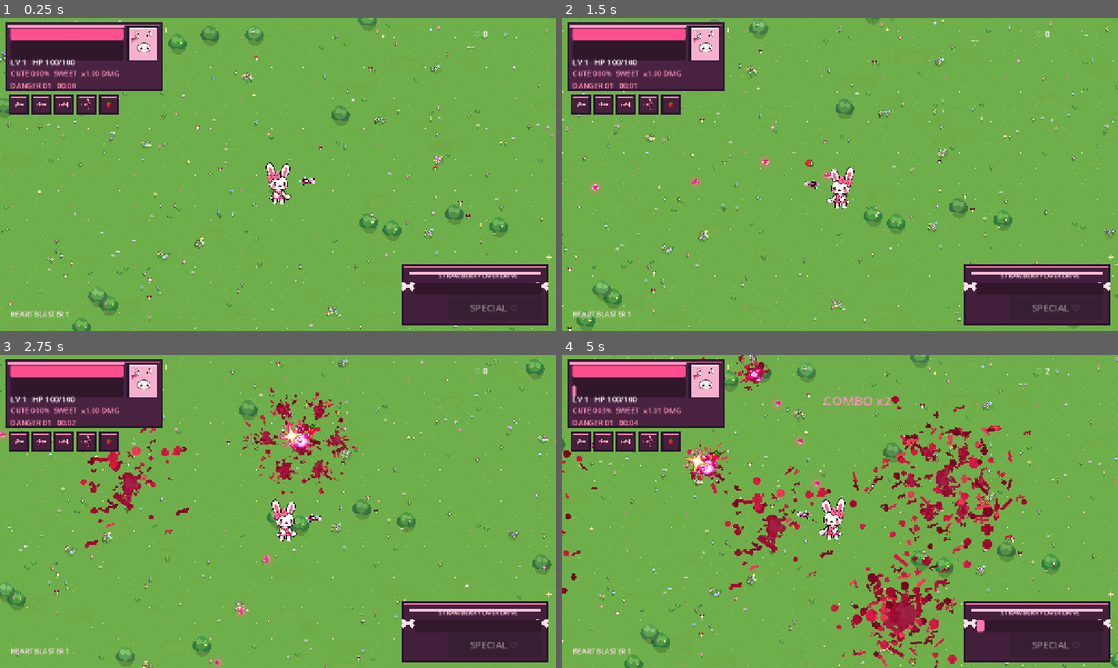
Above: before the commit, frames 1-4 (two rows, left to right).
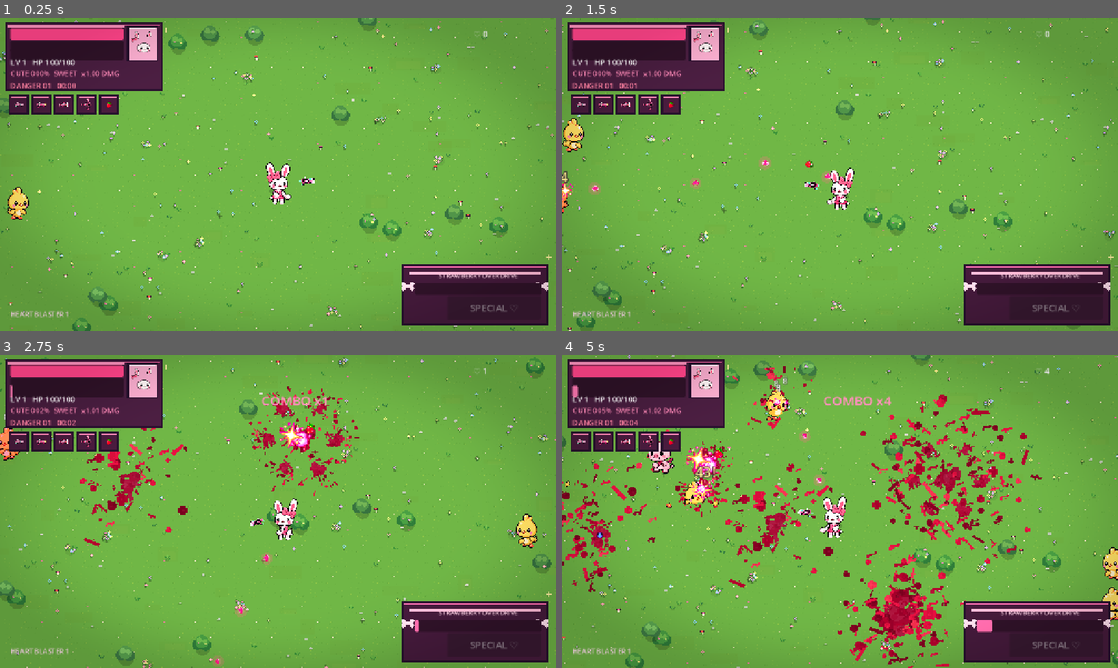
Above: after the commit, the same moments.

Repository: ramonsamagaio/cutecuterampage
Game: Godot game, scene res://scenes/Main.tscn
Same seed, same stepped clock (60 frames per second), same inputs: the game is played once before the commit and once after it.
Inputs (mouse positions are in pixels of both pictures, inside the frame that each line leads up to):
- Up to frame 1 (0.25 s): no input
- Up to frame 2 (1.5 s): tap Enter at 0.5 s; move the mouse to (962, 158) at 0.52 s; hold Right (ui_right) 0.53-1.28 s; tap Shift at 0.6 s; tap Space at 0.77 s; move the mouse to (728, 190) at 1.27 s; hold Down (ui_down) from 1.28 s (still down); tap Z at 1.35 s
- Up to frame 3 (2.75 s): tap Space at 1.52 s; move the mouse to (333, 442) at 2.02 s; release Down (ui_down) at 2.03 s; hold Right (ui_right) from 2.03 s (still down); tap X at 2.1 s
- Up to frame 4 (5 s): move the mouse to (812, 574) at 2.77 s; release Right (ui_right) at 2.78 s; hold Up (ui_up) 2.78-3.53 s; tap C at 2.85 s; tap Space at 3.02, 3.77, 4.52 s; move the mouse to (1006, 558) at 3.52 s; hold Left (ui_left) from 3.53 s (still down); tap Shift at 3.6 s; move the mouse to (673, 464) at 4.27 s; tap Z at 4.35 s

The runs differ from the first frame. In frame 1, 0.7% of the frame differs, in the area x 0-100%, y 0-100%; in frame 2, 4.3%; in frame 3, 6.7%; in frame 4, 16%.
Error before the commit: Invalid call. Nonexistent function 'register_enemy (via call)' in base 'Node2D (main.gd)'. (res://scripts/actors/enemy.gd:48)

Commit message:
perf: spatial queries, runtime caps and cheap post finish

Diff:
--- a/scripts/core/main.gd
+++ b/scripts/core/main.gd
@@ -2,6 +2,9 @@
 
 const TAFFI_SCENE: PackedScene = preload("res://scenes/actors/Taffi.tscn")
 const SPECIAL_BEAM_LENGTH: float = 1180.0
+const MAX_PLAYER_PROJECTILES: int = 220
+const MAX_ENEMY_PROJECTILES: int = 260
+const MAX_CUTE_FX: int = 110
 
 var player: TaffiController
 var hud: GameHUD
@@ -10,13 +13,20 @@
 var director: EnemyDirector
 var love_orbit: LoveOrbit
 var current_boss: SugarBoss
+var enemy_index: EnemySpatialIndex = EnemySpatialIndex.new()
+
 var _camera_shake_strength: float = 0.0
 var _camera_shake_time: float = 0.0
 var _camera_shake_duration: float = 0.0
+var _hit_feedback_cooldown: float = 0.0
+var _active_cute_fx: int = 0
+var _active_player_projectiles: int = 0
+var _active_enemy_projectiles: int = 0
 
 func _ready() -> void:
 	add_to_group("game")
 	_setup_vfx_environment()
+	_setup_world_finish()
 	streamer = ChunkStreamer.new()
 	streamer.name = "ChunkStreamer"
 	add_child(streamer)
@@ -38,6 +48,7 @@
 	hud.bind(player, self)
 
 func _process(delta: float) -> void:
+	_hit_feedback_cooldown = maxf(0.0, _hit_feedback_cooldown - delta)
 	if not is_instance_valid(player):
 		return
 	var camera: Camera2D = player.get_node_or_null("Camera2D") as Camera2D
@@ -53,7 +64,7 @@
 		camera.offset = camera.offset.lerp(Vector2.ZERO, minf(1.0, delta * 18.0))
 
 func add_screen_shake(strength: float, duration: float = 0.12) -> void:
-	_camera_shake_strength = maxf(_camera_shake_strength, strength)
+	_camera_shake_strength = minf(14.0, maxf(_camera_shake_strength, strength))
 	_camera_shake_time = maxf(_camera_shake_time, duration)
 	_camera_shake_duration = maxf(_camera_shake_duration, duration)
 	if _camera_shake_time == duration:
@@ -64,77 +75,97 @@
 	world_environment.name = "CuteCuteVFXEnvironment"
 	var environment_resource: Environment = Environment.new()
 	environment_resource.glow_enabled = true
-	environment_resource.glow_intensity = 1.28
-	environment_resource.glow_bloom = 0.18
-	environment_resource.glow_hdr_threshold = 0.62
-	environment_resource.glow_hdr_scale = 2.45
-	environment_resource.glow_strength = 1.34
+	environment_resource.glow_intensity = 1.12
+	environment_resource.glow_bloom = 0.13
+	environment_resource.glow_hdr_threshold = 0.68
+	environment_resource.glow_hdr_scale = 2.20
+	environment_resource.glow_strength = 1.18
 	environment_resource.glow_normalized = false
 	world_environment.environment = environment_resource
 	add_child(world_environment)
 
+func _setup_world_finish() -> void:
+	var finish_layer: CanvasLayer = CanvasLayer.new()
+	finish_layer.name = "WorldFinishLayer"
+	finish_layer.layer = 5
+	add_child(finish_layer)
+	var overlay: ColorRect = ColorRect.new()
+	overlay.name = "WorldFinish"
+	overlay.set_anchors_and_offsets_preset(Control.PRESET_FULL_RECT)
+	overlay.mouse_filter = Control.MOUSE_FILTER_IGNORE
+	overlay.color = Color.WHITE
+	var finish_shader: Shader = load("res://shaders/world_finish.gdshader") as Shader
+	if finish_shader != null:
+		var material: ShaderMaterial = ShaderMaterial.new()
+		material.shader = finish_shader
+		overlay.material = material
+	finish_layer.add_child(overlay)
+
+func register_enemy(enemy: Node2D) -> void:
+	enemy_index.register_enemy(enemy)
+
+func unregister_enemy(enemy: Node2D) -> void:
+	enemy_index.unregister_enemy(enemy)
+
+func update_enemy_spatial(enemy: Node2D) -> void:
+	enemy_index.update_enemy(enemy)
+
+func get_enemy_count() -> int:
+	return enemy_index.get_count()
+
+func get_enemies_near(center: Vector2, radius: float) -> Array[Node2D]:
+	return enemy_index.get_nearby(center, radius)
+
 func get_nearest_enemy(from: Vector2) -> Node2D:
-	var nearest: Node2D = null
-	var best: float = INF
-	for enemy_node: Node in get_tree().get_nodes_in_group("enemy"):
-		var enemy: Node2D = enemy_node as Node2D
-		if enemy == null or not is_instance_valid(enemy):
-			continue
-		var distance_squared: float = from.distance_squared_to(enemy.global_position)
-		if distance_squared < best:
-			best = distance_squared
-			nearest = enemy
-	return nearest
+	return enemy_index.get_nearest(from, 960.0)
 
 func get_priority_enemy(from: Vector2, max_range: float) -> Node2D:
 	if is_instance_valid(current_boss) and from.distance_to(current_boss.global_position) <= max_range:
 		return current_boss
 	var nearest: Node2D = null
 	var best_score: float = INF
-	for enemy_node: Node in get_tree().get_nodes_in_group("enemy"):
-		var enemy: Node2D = enemy_node as Node2D
-		if enemy == null or not is_instance_valid(enemy):
-			continue
+	var candidates: Array[Node2D] = get_enemies_near(from, max_range)
+	for enemy: Node2D in candidates:
 		var distance: float = from.distance_to(enemy.global_position)
-		if distance > max_range:
-			continue
-		var score: float = distance
-		if enemy_node.is_in_group("boss"):
-			score *= 0.35
+		var score: float = distance * (0.35 if enemy.is_in_group("boss") else 1.0)
 		if score < best_score:
 			best_score = score
 			nearest = enemy
 	return nearest
 
 func spawn_projectile(origin: Vector2, direction: Vector2, damage_amount: float, kind: String = "heart", pierce: int = 0, speed: float = 390.0) -> void:
+	if _active_player_projectiles >= MAX_PLAYER_PROJECTILES:
+		return
 	var projectile: CuteProjectile = CuteProjectile.new()
 	add_child(projectile)
+	_active_player_projectiles += 1
+	projectile.tree_exited.connect(_on_player_projectile_exited)
 	projectile.configure(origin, direction, damage_amount, kind, pierce, speed)
-	if randf() < 0.68:
-		spawn_cute_fx(origin, "muzzle", direction, 0.95)
+	if randf() < 0.34:
+		spawn_cute_fx(origin, "muzzle", direction, 0.92)
+
+func _on_player_projectile_exited() -> void:
+	_active_player_projectiles = maxi(0, _active_player_projectiles - 1)
 
 func spawn_cupcake_mortar(origin: Vector2, target: Vector2, damage_amount: float, radius: float, evolved: bool) -> void:
 	var mortar: CupcakeMortar = CupcakeMortar.new()
 	add_child(mortar)
 	mortar.configure(origin, target, damage_amount, radius, evolved)
-	spawn_cute_fx(origin, "heart", origin.direction_to(target), 1.0)
+	spawn_cute_fx(origin, "heart", origin.direction_to(target), 0.95)
 
 func explode_cupcake(center: Vector2, damage_amount: float, radius: float, evolved: bool) -> void:
-	var enemy_nodes: Array[Node] = []
-	for enemy_node: Node in get_tree().get_nodes_in_group("enemy"):
-		enemy_nodes.append(enemy_node)
-	for enemy_node: Node in enemy_nodes:
-		var enemy: Node2D = enemy_node as Node2D
+	var candidates: Array[Node2D] = get_enemies_near(center, radius)
+	for enemy: Node2D in candidates:
 		if enemy == null or not is_instance_valid(enemy):
 			continue
 		var distance: float = center.distance_to(enemy.global_position)
 		if distance <= radius:
 			var falloff: float = lerpf(1.0, 0.58, clampf(distance / maxf(1.0, radius), 0.0, 1.0))
 			enemy.call("take_damage", damage_amount * falloff, center.direction_to(enemy.global_position), distance < radius * 0.35)
-	blood.emit_burst(center, Vector2.UP, 18 if evolved else 11)
-	spawn_cute_fx(center, "puff", Vector2.UP, 1.65 if evolved else 1.25)
-	spawn_cute_fx(center, "impact", Vector2.ZERO, 1.85 if evolved else 1.4)
-	add_screen_shake(8.5 if evolved else 5.5, 0.18 if evolved else 0.13)
+	blood.emit_burst(center, Vector2.UP, 13 if evolved else 8)
+	spawn_cute_fx(center, "puff", Vector2.UP, 1.55 if evolved else 1.18)
+	spawn_cute_fx(center, "impact", Vector2.ZERO, 1.70 if evolved else 1.30)
+	add_screen_shake(8.0 if evolved else 5.0, 0.18 if evolved else 0.13)
 	if evolved:
 		for i: int in 10:
 			var angle: float = TAU * float(i) / 10.0
@@ -150,13 +181,19 @@
 		love_orbit.update_stats(level_value, evolved)
 
 func spawn_enemy_projectile(origin: Vector2, direction: Vector2, damage_amount: float, speed: float) -> void:
+	if _active_enemy_projectiles >= MAX_ENEMY_PROJECTILES:
+		return
 	var projectile: EnemyCandyBullet = EnemyCandyBullet.new()
 	add_child(projectile)
+	_active_enemy_projectiles += 1
+	projectile.tree_exited.connect(_on_enemy_projectile_exited)
 	projectile.configure(origin, direction, damage_amount, speed)
 
+func _on_enemy_projectile_exited() -> void:
+	_active_enemy_projectiles = maxi(0, _active_enemy_projectiles - 1)
+
 func spawn_cute_fx(global_pos: Vector2, kind: String, direction: Vector2 = Vector2.ZERO, size_multiplier: float = 1.0) -> void:
-	var active_fx_count: int = get_tree().get_nodes_in_group("cute_fx").size()
-	if active_fx_count >= 180:
+	if _active_cute_fx >= MAX_CUTE_FX:
 		return
 	var path: String = "res://assets/fx/BrilhoRosa.png"
 	var target_size: Vector2 = Vector2(17, 17)
@@ -178,51 +215,58 @@
 		"kill":
 			path = "res://assets/fx/PufffRosa.png"
 			target_size = Vector2(28, 28)
-			lifetime = 0.34
+			lifetime = 0.32
 			drift = Vector2(0, -19)
 			end_scale = 1.62
 		"heart":
 			path = "res://assets/fx/CoracaoAlado.png"
 			target_size = Vector2(22, 22)
-			lifetime = 0.46
+			lifetime = 0.42
 			drift = Vector2(randf_range(-18, 18), -38)
 		"strawberry":
 			path = "res://assets/fx/MorangoFull.png"
 			target_size = Vector2(20, 20)
-			lifetime = 0.50
+			lifetime = 0.46
 			drift = Vector2(randf_range(-30, 30), randf_range(-46, -20))
 		"powerup":
 			path = "res://assets/fx/CoracaoRosaMoldura.png"
 			target_size = Vector2(30, 30)
-			lifetime = 0.62
+			lifetime = 0.58
 			drift = Vector2(0, -28)
 			end_scale = 1.82
 		"puff":
 			path = "res://assets/fx/PufffRosa.png"
 			target_size = Vector2(34, 34)
-			lifetime = 0.36
+			lifetime = 0.32
 			drift = Vector2.ZERO
 			end_scale = 1.82
 		"muzzle":
 			path = "res://assets/fx/BrilhoRosa.png"
 			target_size = Vector2(16, 16)
-			lifetime = 0.13
+			lifetime = 0.11
 			drift = direction.normalized() * 24.0
 			end_scale = 1.42
 	var fx: CuteFX = CuteFX.new()
 	add_child(fx)
+	_active_cute_fx += 1
+	fx.tree_exited.connect(_on_cute_fx_exited)
 	fx.configure(global_pos, path, target_size * size_multiplier, lifetime, drift, spin, 0.72, end_scale)
 
+func _on_cute_fx_exited() -> void:
+	_active_cute_fx = maxi(0, _active_cute_fx - 1)
+
 func on_enemy_hit_feedback(pos: Vector2, is_critical: bool, amount: float) -> void:
-	var shake: float = 2.0 + minf(2.2, amount * 0.035)
+	if not is_critical and _hit_feedback_cooldown > 0.0:
+		return
+	_hit_feedback_cooldown = 0.032 if not is_critical else 0.018
+	var shake: float = 1.55 + minf(1.8, amount * 0.028)
 	if is_critical:
-		shake += 3.4
-	add_screen_shake(shake, 0.105 if not is_critical else 0.15)
+		shake += 2.9
+	add_screen_shake(shake, 0.095 if not is_critical else 0.14)
 	if is_critical:
-		spawn_cute_fx(pos, "crit", Vector2.ZERO, 1.35)
-		spawn_cute_fx(pos + Vector2(randf_range(-9, 9), randf_range(-9, 2)), "impact", Vector2.ZERO, 1.0)
-	elif randf() < 0.34:
-		spawn_cute_fx(pos, "impact", Vector2.ZERO, 0.86)
+		spawn_cute_fx(pos, "crit", Vector2.ZERO, 1.25)
+	elif randf() < 0.22:
+		spawn_cute_fx(pos, "impact", Vector2.ZERO, 0.82)
 
 func on_enemy_killed(pos: Vector2, xp_value: int = 1, was_elite: bool = false) -> void:
 	player.register_kill()
@@ -232,13 +276,12 @@
 	orb.value = maxi(1, roundi(float(xp_value) * player.get_cute_xp_multiplier()))
 	orb.global_position = pos
 	add_child.call_deferred(orb)
-	spawn_cute_fx(pos, "kill", Vector2.UP, 1.45 if was_elite else 1.05)
-	spawn_cute_fx(pos + Vector2(randf_range(-10, 10), -7), "impact", Vector2.ZERO, 0.78)
-	add_screen_shake(6.2 if was_elite else 3.6, 0.17 if was_elite else 0.115)
-	if randf() < (0.48 if was_elite else 0.20):
-		spawn_cute_fx(pos + Vector2(randf_range(-8, 8), -5), "heart", Vector2.UP, 1.1)
-	if player.cute_meter >= 75.0 and randf() < 0.27:
-		spawn_cute_fx(pos + Vector2(randf_range(-10, 10), 0), "strawberry", Vector2.UP, 1.05)
+	spawn_cute_fx(pos, "kill", Vector2.UP, 1.35 if was_elite else 0.98)
+	add_screen_shake(5.8 if was_elite else 3.2, 0.16 if was_elite else 0.105)
+	if randf() < (0.40 if was_elite else 0.14):
+		spawn_cute_fx(pos + Vector2(randf_range(-8, 8), -5), "heart", Vector2.UP, 1.05)
+	if player.cute_meter >= 75.0 and randf() < 0.20:
+		spawn_cute_fx(pos + Vector2(randf_range(-10, 10), 0), "strawberry", Vector2.UP, 1.0)
 	if was_elite and randf() < 0.085:
 		spawn_reward_chest(pos, false)
 
@@ -259,10 +302,10 @@
 	current_boss = null
 	player.cute_meter = minf(100.0, player.cute_meter + 28.0)
 	player.special_meter = minf(100.0, player.special_meter + 35.0)
-	spawn_cute_fx(pos, "crit", Vector2.ZERO, 3.1)
-	spawn_cute_fx(pos + Vector2(-24, -12), "heart", Vector2.UP, 2.1)
-	spawn_cute_fx(pos + Vector2(24, -6), "strawberry", Vector2.UP, 2.1)
-	add_screen_shake(13.0, 0.34)
+	spawn_cute_fx(pos, "crit", Vector2.ZERO, 2.7)
+	spawn_cute_fx(pos + Vector2(-24, -12), "heart", Vector2.UP, 1.8)
+	spawn_cute_fx(pos + Vector2(24, -6), "strawberry", Vector2.UP, 1.8)
+	add_screen_shake(12.0, 0.32)
 	spawn_reward_chest(pos, true)
 	if hud != null:
 		hud.show_reward_toast("%s POPPED!  EVOLUTION CHEST!" % defeated_name)
@@ -279,9 +322,9 @@
 		reward_text = player.claim_evolution_chest()
 	else:
 		reward_text = player.claim_bonus_chest()
-	spawn_cute_fx(player.global_position + Vector2(0, -28), "powerup", Vector2.UP, 1.75 if legendary else 1.15)
-	spawn_cute_fx(player.global_position + Vector2(18, -18), "crit", Vector2.ZERO, 1.35 if legendary else 0.85)
-	add_screen_shake(5.5 if legendary else 2.8, 0.16)
+	spawn_cute_fx(player.global_position + Vector2(0, -28), "powerup", Vector2.UP, 1.55 if legendary else 1.05)
+	spawn_cute_fx(player.global_position + Vector2(18, -18), "crit", Vector2.ZERO, 1.15 if legendary else 0.78)
+	add_screen_shake(5.2 if legendary else 2.6, 0.16)
 	if hud != null:
 		hud.show_reward_toast(reward_text)
 
@@ -309,7 +352,7 @@
 	elif player.visual.scale.x < 0.0:
 		beam_direction = Vector2.LEFT
 	player.begin_special_channel()
-	add_screen_shake(8.5, 0.24)
+	add_screen_shake(8.0, 0.22)
 	var beam: TaffiStrawberryBeamVFX = TaffiStrawberryBeamVFX.new()
 	beam.name = "TaffiStrawberryOverdrive"
 	add_child(beam)
@@ -323,11 +366,9 @@
 	if forward == Vector2.ZERO:
 		forward = Vector2.RIGHT
 	var side: Vector2 = Vector2(-forward.y, forward.x)
-	var enemy_nodes: Array[Node] = []
-	for enemy_node: Node in get_tree().get_nodes_in_group("enemy"):
-		enemy_nodes.append(enemy_node)
-	for enemy_node: Node in enemy_nodes:
-		var enemy: Node2D = enemy_node as Node2D
+	var query_center: Vector2 = origin + forward * (SPECIAL_BEAM_LENGTH * 0.5)
+	var candidates: Array[Node2D] = get_enemies_near(query_center, SPECIAL_BEAM_LENGTH * 0.60)
+	for enemy: Node2D in candidates:
 		if enemy == null or not is_instance_valid(enemy):
 			continue
 		var offset: Vector2 = enemy.global_position - origin
@@ -344,3 +385,13 @@
 
 func get_run_time() -> float:
 	return director.get_elapsed() if director != null else 0.0
+
+func get_perf_snapshot() -> Dictionary:
+	return {
+		"enemies": get_enemy_count(),
+		"player_projectiles": _active_player_projectiles,
+		"enemy_projectiles": _active_enemy_projectiles,
+		"cute_fx": _active_cute_fx,
+		"blood_children": blood.get_child_count() if blood != null else 0,
+		"splats": blood.splats.size() if blood != null else 0
+	}
